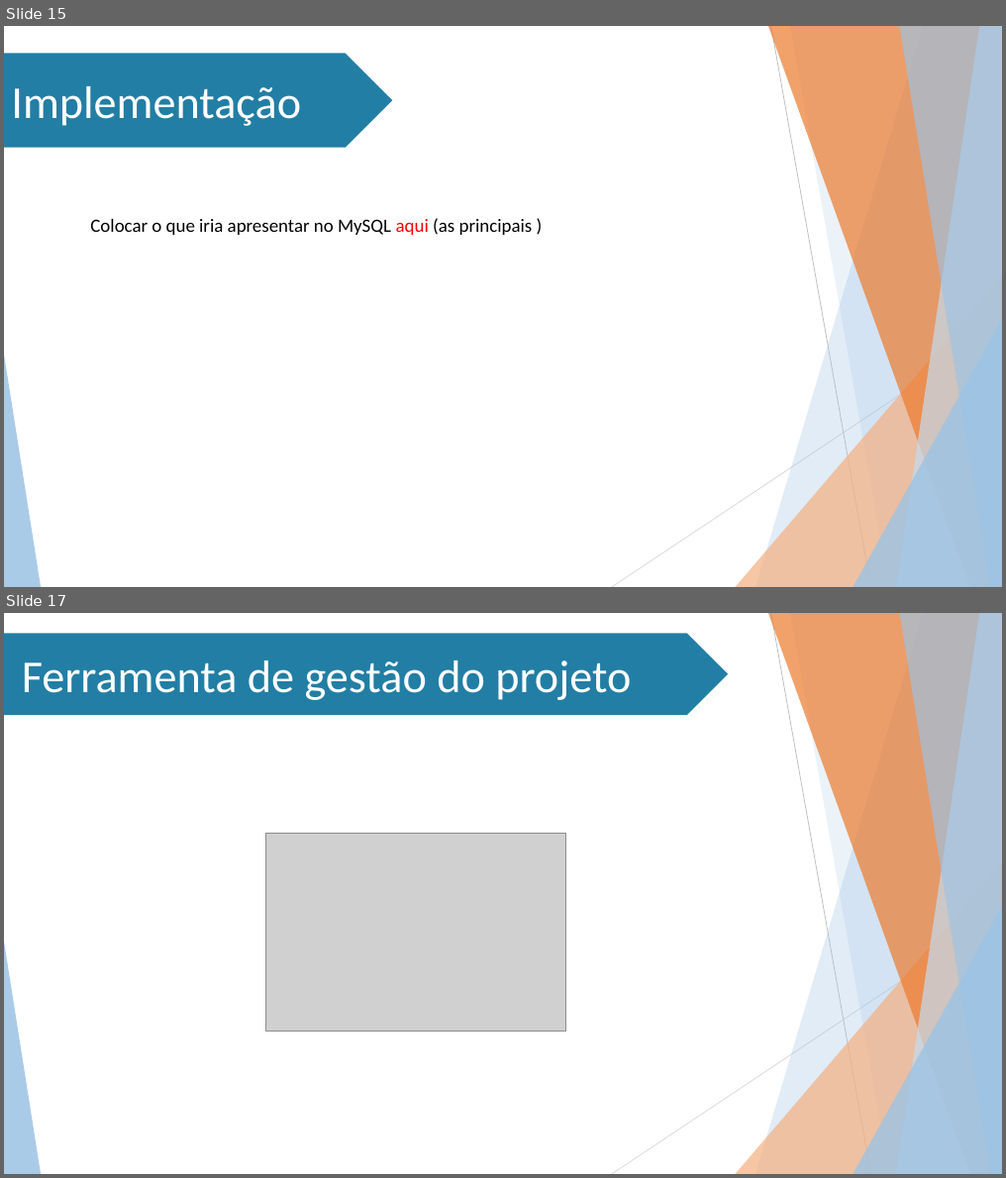
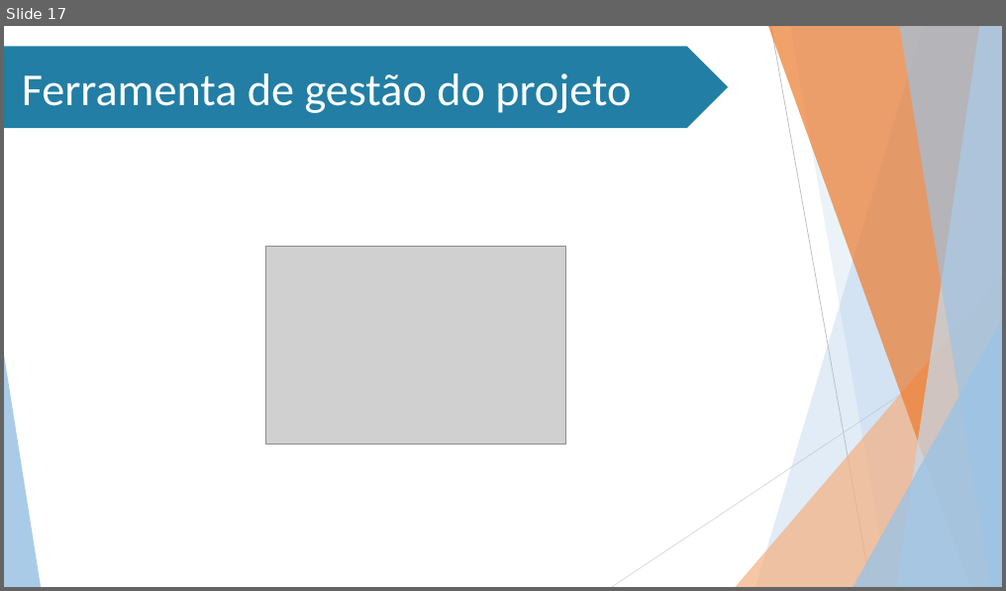
Before and after one commit to Stefany-hub/Projeto2.0, a slide deck: apresentação/MIT PPT (Projeto 2.0).pptx. Shown one above the other, each under a label of ours: slides 15 and 17 before the commit, slide 17 after it; the slides between them are not shown. The pictures are 1006x1178 and 1006x591 pixels, drawn with LibreOffice and Linux fonts; fonts in the diff are those of the drawing; grey boxes stand for pictures; background and template pictures are left out. Boxes give left, top, right and bottom in pixels: in the first picture for what was removed or moved away, otherwise in the second. Text is boxed around its words. In the diff, an @@ line names an element or a change of style, - is before the commit and + after.

```diff
--- a/apresentação/MIT PPT (Projeto 2.0).pptx
+++ b/apresentação/MIT PPT (Projeto 2.0).pptx
@@ slide 15 removed at bbox=[4, 26, 1002, 587], background #FFFFFF; not listed: 10 template elements that a slide beside it also shows @@
@@ pentagon arrow removed at bbox=[4, 53, 392, 148] @@
-Implementação
@@ text removed at bbox=[90, 218, 533, 235] @@
-Colocar o que iria apresentar no MySQL aqui (as principais )
```
Also in this commit, not shown: 2 slides changed, 1 slide added.
